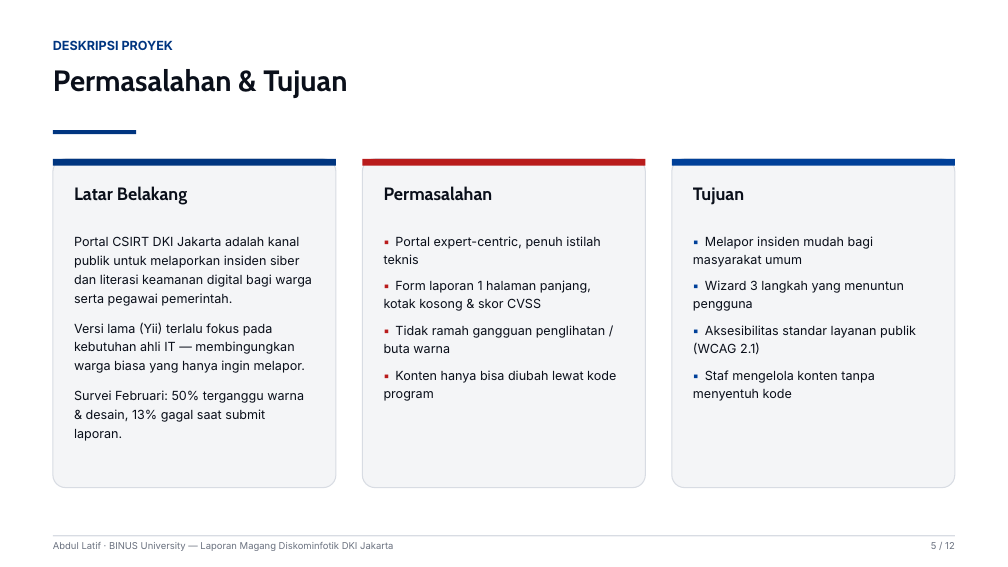
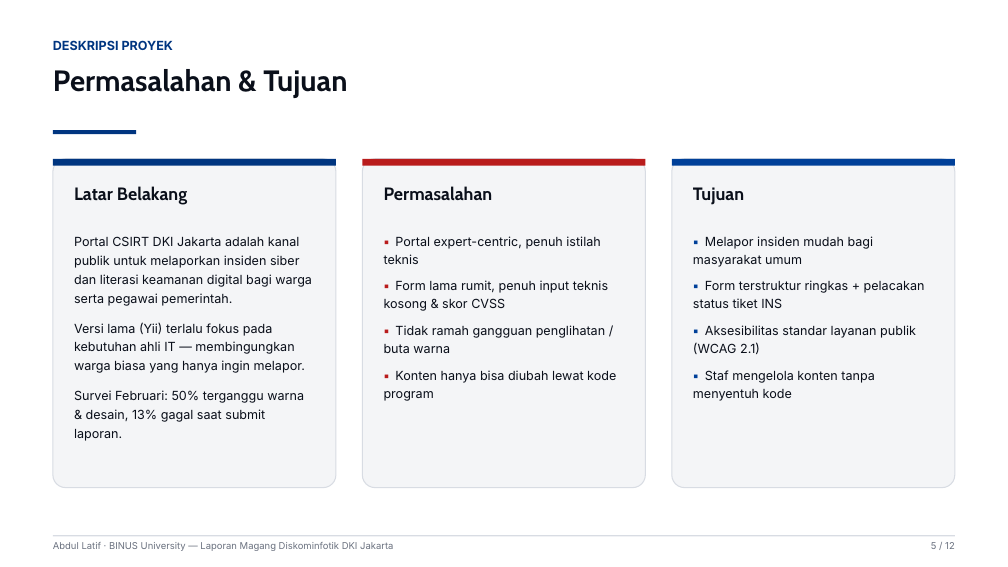
Before and after one commit to delltipe/new-csirt, a slide deck: slide 5 of presentation/Presentasi_Magang_CSIRT_DKI_Jakarta.pptx. Drawn at 1008x567 pixels with LibreOffice and Linux fonts; fonts in the diff are those of the drawing. Boxes give left, top, right and bottom in pixels: in the first picture for what was removed or moved away, otherwise in the second. Text is boxed around its words. In the diff, an @@ line names an element or a change of style, - is before the commit and + after.

```diff
--- a/presentation/Presentasi_Magang_CSIRT_DKI_Jakarta.pptx
+++ b/presentation/Presentasi_Magang_CSIRT_DKI_Jakarta.pptx
@@ text at [384,280,608,311]: text changed @@
-▪ Form laporan 1 halaman panjang, kotak kosong & skor CVSS
+▪ Form lama rumit, penuh input teknis kosong & skor CVSS
@@ text at [693,280,925,308]: text changed @@
-▪ Wizard 3 langkah yang menuntun pengguna
+▪ Form terstruktur ringkas + pelacakan status tiket INS
```
Also in this commit, not shown: 5 other slides changed, 3 other files.
